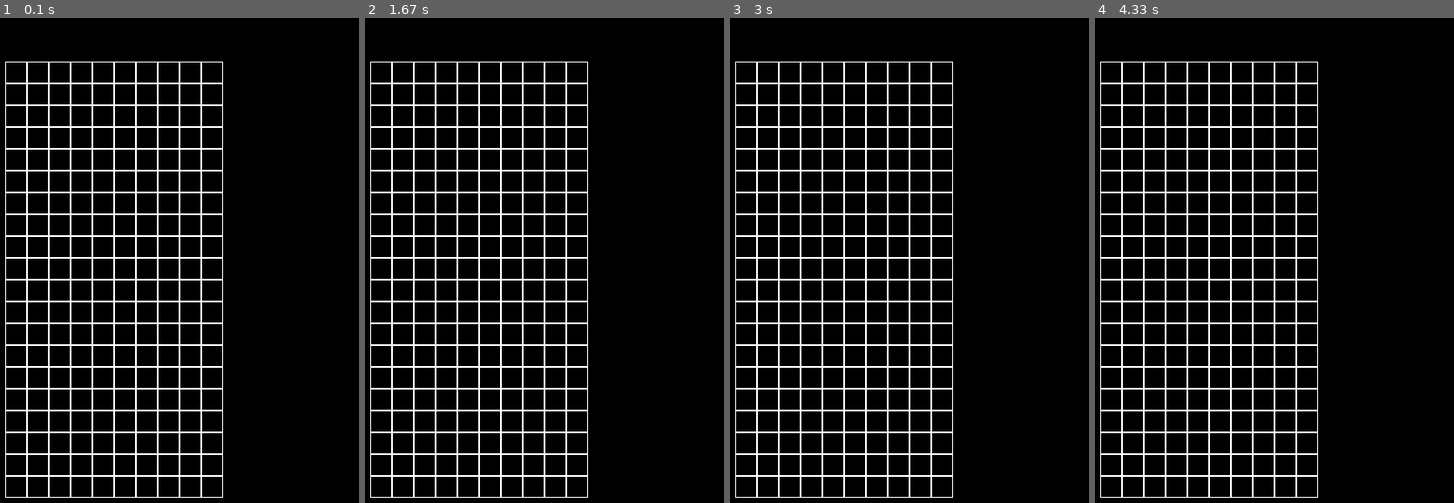
Above: before the commit, frames 1-4 (left to right).
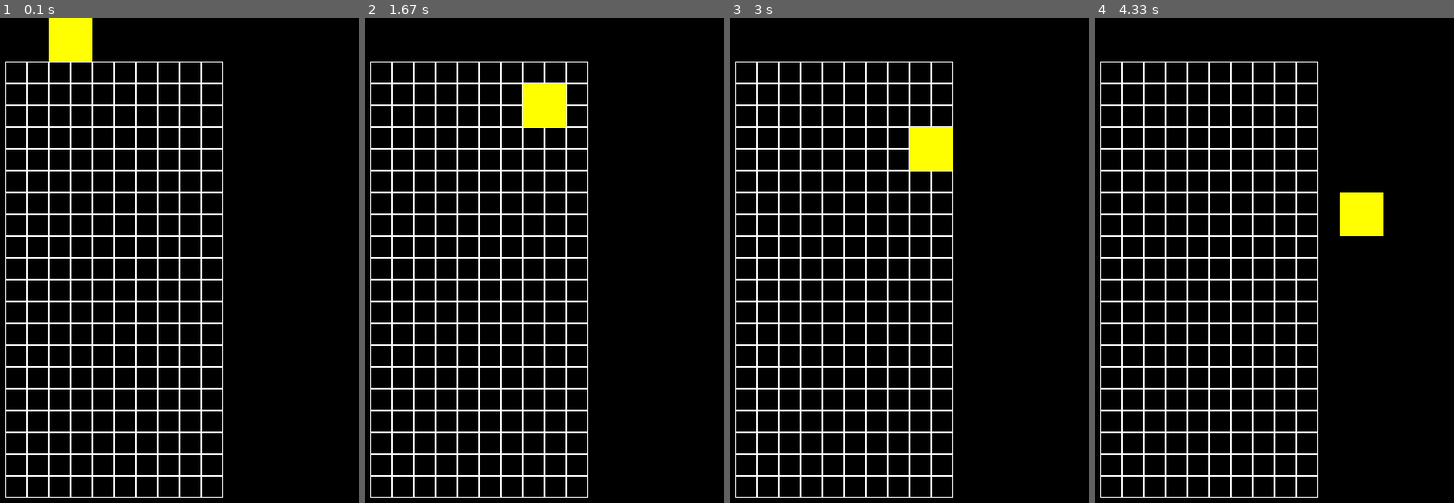
Above: after the commit, the same moments.

Repository: franceballin/pygame_tetris
Game: pygame game, started from main.py
Two runs of this game, one before a commit and one after it. Both use one fixed random seed, a clock stepped at 60 frames per second and the inputs below.
Inputs:
- Up to frame 1 (0.1 s): no input
- Up to frame 2 (1.67 s): hold Right 0.33-0.8 s; hold Right 0.83-1.3 s; hold Left from 1.33 s (still down)
- Up to frame 3 (3 s): release Left at 1.87 s; hold Left 1.9-2.3 s; hold Right 2.33-2.97 s
- Up to frame 4 (4.33 s): hold Left 3-3.47 s; hold Right 3.5-3.97 s; hold Right from 4 s (still down)

The runs differ from the first frame. In frame 1, 1.1% of the frame differs, in the area x 13-26%, y 0-9%; in frame 2, 1.1%; in frame 3, 1.1%; in frame 4, 1.1%.

Commit message:
проработал логику падения блока (сейчас игра создает О-фигуру, которой можно управлять стрелками влево-вправо)

Diff:
--- a/blocks.py
+++ b/blocks.py
@@ -1,11 +1,53 @@
 # Модуль для описания блоков (фигур)
+import pygame
+import random
 
 class Block:
-    def __init__(self):
-        pass
+    def __init__(self, color):
+        self.color = color
 
-    def draw(self):
-        pass
+    def draw(self, screen, x, y, block_size):
+        pygame.draw.rect(screen, self.color, (x, y, block_size, block_size))
 
     def update(self):
         pass
+
+
+class Shape:
+    def __init__(self, x, y):
+        self.x = x
+        self.y = y
+        self.color = (255, 255, 0)
+        self.blocks = self.create_random_shape()
+        self.fall_time = pygame.time.get_ticks()
+        self.fall_speed = 10
+        self.move_speed = 25
+        self.last_fall = pygame.time.get_ticks()
+        self.fall_interval = 500
+
+    def create_random_shape(self):
+        shapes = [
+            [[Block(self.color), Block(self.color)],
+             [Block(self.color), Block(self.color)]],
+        ]
+        return random.choice(shapes)
+
+    def draw(self, screen, block_size):
+        for row_offset, row in enumerate(self.blocks):
+            for col_offset, block in enumerate(row):
+                block.draw(screen,
+                           (self.x + col_offset * block_size),
+                           (self.y + row_offset * block_size),
+                           block_size)
+
+    def update(self):
+        now = pygame.time.get_ticks()
+        if now - self.last_fall >= self.fall_interval:
+            self.move_down()
+            self.last_fall = now
+
+    def move_down(self):
+        self.y += 25
+
+    def move(self, dx):
+        self.x += dx * self.move_speed
--- a/input_handler.py
+++ b/input_handler.py
@@ -1,25 +1,49 @@
 # Модуль для обработки пользовательского ввода
 import pygame
+from blocks import Shape
+
+shape = Shape(100, 0)
+
 
 class InputHandler:
     def __init__(self):
-        pass
+        self.move_right = False
+        self.move_left = False
+        self.last_move_time_left = 0
+        self.last_move_time_right = 0
+        self.move_delay = 125
 
     def check_events(self):
         for event in pygame.event.get():
             if event.type == pygame.QUIT:
                 pygame.quit()
                 quit()
+            elif event.type == pygame.KEYDOWN:
+                if event.key == pygame.K_LEFT:
+                    self.move_left = True
+                elif event.key == pygame.K_RIGHT:
+                    self.move_right = True
+            elif event.type == pygame.KEYUP:
+                if event.key == pygame.K_LEFT:
+                    self.move_left = False
+                elif event.key == pygame.K_RIGHT:
+                    self.move_right = False
 
     def handle_input(self):
-        keys = pygame.key.get_pressed()
-        if keys[pygame.K_LEFT]:
-            pass
-        elif keys[pygame.K_RIGHT]:
-            pass
-        elif keys[pygame.K_DOWN]:
-            pass
-        elif keys[pygame.K_UP]:
-            pass
-        elif keys[pygame.K_SPACE]:
-            pass
+        now = pygame.time.get_ticks()
+
+        if self.move_left:
+            if now - self.last_move_time_left > self.move_delay:
+                self.last_move_time_left = now
+                return True, False
+        else:
+            self.last_move_time_left = 0
+
+        if self.move_right:
+            if now - self.last_move_time_right > self.move_delay:
+                self.last_move_time_right = now
+                return False, True
+        else:
+            self.last_move_time_right = 0
+
+        return False, False
--- a/main.py
+++ b/main.py
@@ -3,6 +3,7 @@
 from settings import *
 from game import Game
 from board import Board
+from blocks import Shape
 from input_handler import InputHandler
 
 # Инициализация Pygame и создание окна
@@ -14,17 +15,27 @@
 game = Game()
 board = Board()
 input_handler = InputHandler()
+shape = Shape(100, 0)
 
 # Основной игровой цикл
 running = True
+clock = pygame.time.Clock()
 while running:
+    clock.tick(FPS)
+
     input_handler.check_events()
-    input_handler.handle_input()
+    move_left, move_right = input_handler.handle_input()
 
-    game.update()  # обновление состояния игры
+    if move_left:
+        shape.move(-1)
+    elif move_right:
+        shape.move(1)
+
+    shape.update()
 
     screen.fill((0, 0, 0))
     board.draw_grid(screen)
+    shape.draw(screen, 25)
 
     pygame.display.flip()
 
